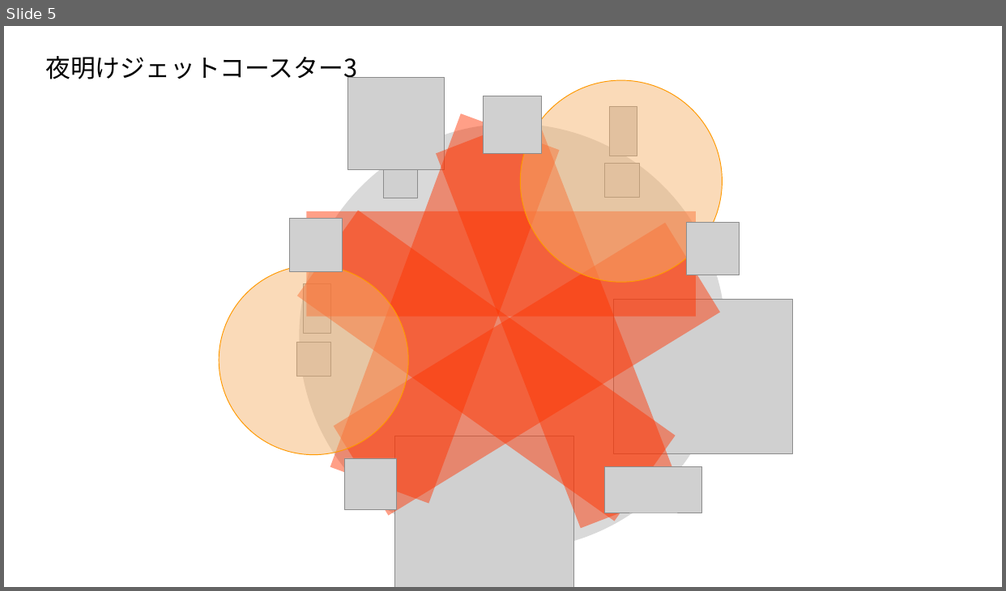
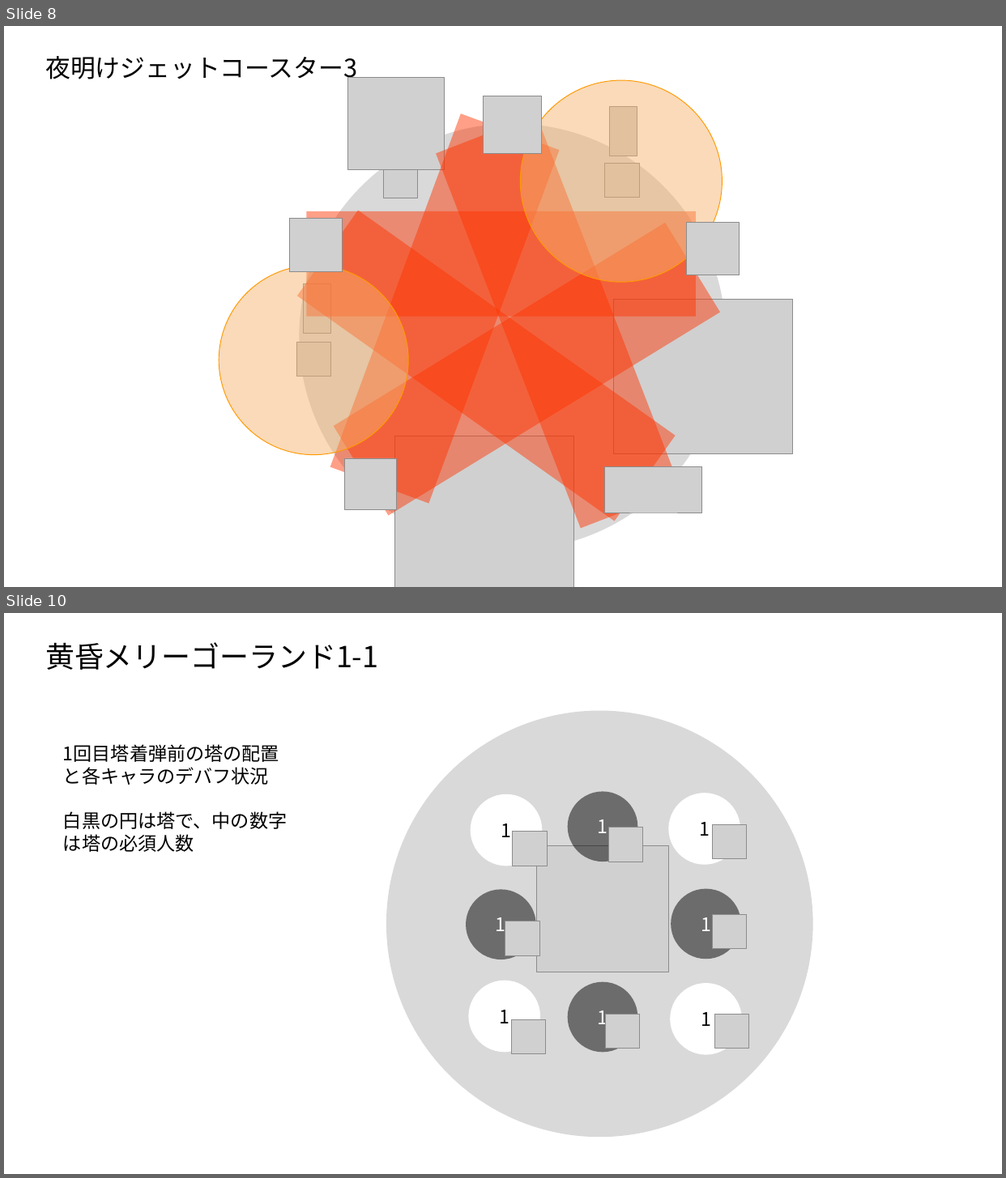
Before and after one commit to tufuchipaji/Tiera, a slide deck: 机制图示.pptx. Shown one above the other, each under a label of ours: slide 5 before the commit, slides 8 and 10 after it; the slides between them are not shown. The pictures are 1006x591 and 1006x1178 pixels, drawn with LibreOffice and Linux fonts; fonts in the diff are those of the drawing; grey boxes stand for pictures. Boxes give left, top, right and bottom in pixels: in the first picture for what was removed or moved away, otherwise in the second. Text is boxed around its words. In the diff, an @@ line names an element or a change of style, - is before the commit and + after.

Commit message:
黄昏旋转木马图示完成

```diff
--- a/机制图示.pptx
+++ b/机制图示.pptx
@@ slide 10 added at [4,613,1002,1174], background #FFFFFF @@
@@ title added at [45,642,378,670], 28 pt, text #000000 @@
+黄昏メリーゴーランド1-1
@@ ellipse added at [386,710,813,1137], fill #D9D9D9 @@
@@ ellipse added at [471,795,542,865], fill #FFFFFF, outline #FFFFFF 1.5 pt, 18 pt, text #000000 @@
+1
@@ ellipse added at [568,792,638,862], fill #000000 at 50% opacity, 18 pt, text #FFFFFF @@
+1
@@ ellipse added at [670,794,740,864], fill #FFFFFF, outline #FFFFFF 1.5 pt, 18 pt, text #000000 @@
+1
@@ text added at [63,811,287,852], 18 pt, text #000000 @@
+1回目塔着弾前の塔の配置と各キャラのデバフ状況
+白黒の円は塔で、中の数字は塔の必須人数
@@ picture added at [609,828,643,862] @@
@@ picture added at [712,825,747,859] @@
@@ picture added at [513,832,548,866] @@
@@ picture added at [536,845,669,973] @@
@@ ellipse added at [466,889,536,960], fill #000000 at 50% opacity, 18 pt, text #FFFFFF @@
+1
@@ ellipse added at [671,889,741,960], fill #000000 at 50% opacity, 18 pt, text #FFFFFF @@
+1
@@ picture added at [505,922,540,956] @@
@@ picture added at [712,914,747,949] @@
@@ ellipse added at [470,982,540,1052], fill #FFFFFF, outline #FFFFFF 1.5 pt, 18 pt, text #000000 @@
+1
@@ ellipse added at [568,982,638,1053], fill #000000 at 50% opacity, 18 pt, text #FFFFFF @@
+1
@@ ellipse added at [671,984,741,1054], fill #FFFFFF, outline #FFFFFF 1.5 pt, 18 pt, text #000000 @@
+1
@@ picture added at [512,1020,546,1054] @@
@@ picture added at [605,1014,640,1049] @@
@@ picture added at [715,1014,750,1049] @@
@@ what was slide 5 is now slide 8 @@
```
Also in this commit, not shown: 1 slide changed, 13 other slides added, 1 other file.
